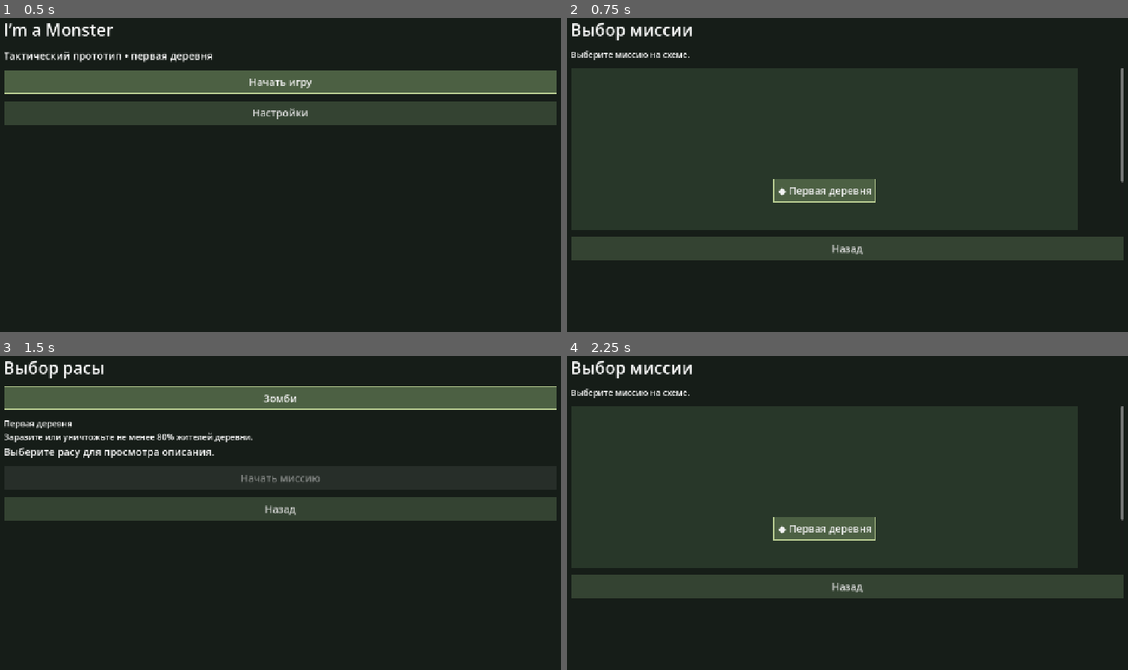
Above: before the commit, frames 1-4 (two rows, left to right).
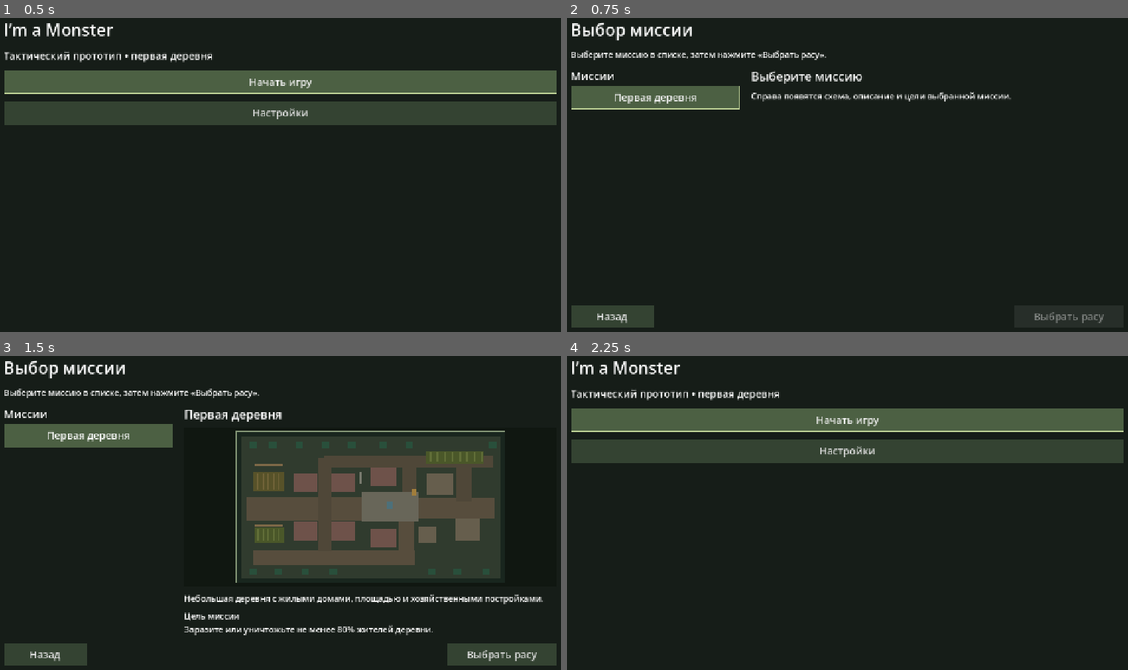
Above: after the commit, the same moments.

Repository: tivel47-ai/i-m-a-monster
Game: Godot game, scene res://scenes/main.tscn
Two runs of this game, one before a commit and one after it. Both use one fixed random seed, a clock stepped at 60 frames per second and the inputs below.
Inputs:
- Up to frame 1 (0.5 s): no input
- Up to frame 2 (0.75 s): click "Начать игру" at 0.5 s
- Up to frame 3 (1.5 s): click "◆ Первая деревня" (after the commit: "Первая деревня") at 1.25 s
- Up to frame 4 (2.25 s): click "Назад" at 2 s

Frame 1 is identical in both runs. In frame 2, 55% of the frame differs, in the area x 0-100%, y 10-99%; in frame 3, 38%; in frame 4, 50%.

Commit message:
Создание меню игры

Diff:
--- a/scripts/main.gd
+++ b/scripts/main.gd
@@ -2,6 +2,7 @@
 
 const CATALOG = preload("res://scripts/mission_catalog.gd")
 const SETTINGS = preload("res://scripts/game_settings.gd")
+const MISSION_PREVIEW = preload("res://scripts/mission_preview.gd")
 enum Screen { MAIN, SETTINGS, MISSIONS, RACES, GAMEPLAY, PAUSE, CONFIRM_LEAVE, RESULTS }
 var screen: Screen = Screen.MAIN
 var selected_mission := ""
@@ -16,6 +17,13 @@
 var result_text: Label
 var settings_status: Label
 var mission_scroll: ScrollContainer
+var mission_buttons: Dictionary = {}
+var mission_details: VBoxContainer
+var mission_title: Label
+var mission_description: Label
+var mission_objectives: Label
+var mission_preview: Control
+var choose_race_button: Button
 
 func _ready() -> void:
 	process_mode = Node.PROCESS_MODE_ALWAYS
@@ -140,22 +148,54 @@
 	settings_status = _text(options, "Настройки сохраняются автоматически.", 18)
 	_button(options, "Назад", func(): _show(Screen.MAIN))
 	var missions := _page(Screen.MISSIONS, "Выбор миссии")
-	_text(missions, "Выберите миссию на схеме.", 18)
+	missions.size_flags_vertical = Control.SIZE_EXPAND_FILL
+	_text(missions, "Выберите миссию в списке, затем нажмите «Выбрать расу».", 18)
+	var columns := HBoxContainer.new()
+	columns.add_theme_constant_override("separation", 24)
+	columns.size_flags_vertical = Control.SIZE_EXPAND_FILL
+	columns.custom_minimum_size.y = 390
+	missions.add_child(columns)
+	var left := VBoxContainer.new()
+	left.custom_minimum_size.x = 240
+	left.size_flags_horizontal = Control.SIZE_EXPAND_FILL
+	columns.add_child(left)
+	_text(left, "Миссии", 24)
 	mission_scroll = ScrollContainer.new()
-	mission_scroll.custom_minimum_size.y = 350
-	missions.add_child(mission_scroll)
-	var map := Control.new()
-	map.custom_minimum_size = Vector2(1100, 500)
-	mission_scroll.add_child(map)
-	var ground := ColorRect.new()
-	ground.color = Color("283729")
-	ground.mouse_filter = Control.MOUSE_FILTER_IGNORE
-	map.add_child(ground)
-	ground.set_anchors_and_offsets_preset(Control.PRESET_FULL_RECT)
+	mission_scroll.size_flags_vertical = Control.SIZE_EXPAND_FILL
+	mission_scroll.horizontal_scroll_mode = ScrollContainer.SCROLL_MODE_DISABLED
+	left.add_child(mission_scroll)
+	var list := VBoxContainer.new()
+	list.size_flags_horizontal = Control.SIZE_EXPAND_FILL
+	list.add_theme_constant_override("separation", 8)
+	mission_scroll.add_child(list)
 	for id in CATALOG.MISSIONS:
-		var marker := _button(map, "◆ " + CATALOG.MISSIONS[id].name, _select_mission.bind(id))
-		marker.position = CATALOG.MISSIONS[id].marker
-	_button(missions, "Назад", func(): _show(Screen.MAIN))
+		var item := _button(list, CATALOG.MISSIONS[id].name, _select_mission.bind(id))
+		item.toggle_mode = true
+		mission_buttons[id] = item
+	mission_details = VBoxContainer.new()
+	mission_details.size_flags_horizontal = Control.SIZE_EXPAND_FILL
+	mission_details.size_flags_stretch_ratio = 2.2
+	mission_details.add_theme_constant_override("separation", 12)
+	columns.add_child(mission_details)
+	mission_title = _text(mission_details, "Выберите миссию", 26)
+	mission_preview = MISSION_PREVIEW.new()
+	mission_preview.custom_minimum_size.y = 240
+	mission_preview.size_flags_vertical = Control.SIZE_EXPAND_FILL
+	mission_preview.mouse_filter = Control.MOUSE_FILTER_IGNORE
+	mission_details.add_child(mission_preview)
+	mission_preview.hide()
+	mission_description = _text(mission_details, "Справа появятся схема, описание и цели выбранной миссии.", 18)
+	mission_objectives = _text(mission_details, "", 18)
+	var footer := HBoxContainer.new()
+	footer.add_theme_constant_override("separation", 24)
+	missions.add_child(footer)
+	_button(footer, "Назад", func(): _show(Screen.MAIN)).custom_minimum_size.x = 180
+	var spacer := Control.new()
+	spacer.size_flags_horizontal = Control.SIZE_EXPAND_FILL
+	footer.add_child(spacer)
+	choose_race_button = _button(footer, "Выбрать расу", _open_race_selection)
+	choose_race_button.custom_minimum_size.x = 240
+	choose_race_button.disabled = true
 	var races := _page(Screen.RACES, "Выбор расы")
 	race_list = VBoxContainer.new()
 	races.add_child(race_list)
@@ -192,8 +232,20 @@
 	if screen != Screen.MISSIONS or not CATALOG.MISSIONS.has(id): return
 	if selected_mission != id: selected_race = ""
 	selected_mission = id
+	for mission_id in mission_buttons:
+		mission_buttons[mission_id].set_pressed_no_signal(mission_id == id)
+	var definition: Dictionary = CATALOG.MISSIONS[id]
+	mission_title.text = definition.name
+	mission_description.text = definition.description
+	mission_objectives.text = "Цель миссии\n" + definition.objectives
+	mission_preview.show_mission(definition.scene)
+	mission_preview.show()
+	choose_race_button.disabled = false
+
+func _open_race_selection() -> void:
+	if screen != Screen.MISSIONS or not CATALOG.MISSIONS.has(selected_mission): return
 	_clear_children(race_list)
-	for race_id in CATALOG.MISSIONS[id].races:
+	for race_id in CATALOG.MISSIONS[selected_mission].races:
 		_button(race_list, CATALOG.RACES[race_id].name, _select_race.bind(race_id))
 	_update_preview()
 	_show(Screen.RACES)
@@ -205,7 +257,7 @@
 
 func _update_preview() -> void:
 	_clear_children(race_preview)
-	_text(race_preview, CATALOG.MISSIONS[selected_mission].name + "\n" + CATALOG.MISSIONS[selected_mission].description, 18)
+	_text(race_preview, CATALOG.MISSIONS[selected_mission].name + "\n" + CATALOG.MISSIONS[selected_mission].objectives, 18)
 	start_button.disabled = not CATALOG.RACES.has(selected_race)
 	if start_button.disabled:
 		_text(race_preview, "Выберите расу для просмотра описания.")
--- a/scripts/mission_catalog.gd
+++ b/scripts/mission_catalog.gd
@@ -4,9 +4,9 @@
 const MISSIONS := {
 	"village": {
 		"name": "Первая деревня",
-		"description": "Заразите или уничтожьте не менее 80% жителей деревни.",
+		"description": "Небольшая деревня с жилыми домами, площадью и хозяйственными постройками.",
+		"objectives": "Заразите или уничтожьте не менее 80% жителей деревни.",
 		"scene": "res://scenes/test_map.tscn",
-		"marker": Vector2(440, 240),
 		"races": ["zombie"],
 	},
 }
--- /dev/null
+++ b/scripts/mission_preview.gd
@@ -0,0 +1,61 @@
+extends Control
+
+# Read serialized geometry without instantiating gameplay scripts or AI.
+var shapes: Array[Dictionary] = []
+var map_rect := Rect2()
+
+func show_mission(scene_path: String) -> void:
+	shapes.clear()
+	map_rect = Rect2()
+	var scene := load(scene_path) as PackedScene
+	if scene != null:
+		_collect_scene(scene, Transform2D.IDENTITY)
+	queue_redraw()
+
+func _collect_scene(scene: PackedScene, base_transform: Transform2D) -> void:
+	var state := scene.get_state()
+	var transforms: Dictionary = {}
+	for index in range(state.get_node_count()):
+		var path := state.get_node_path(index)
+		var parent_path := state.get_node_path(index, true)
+		if index > 0 and not transforms.has(parent_path): continue
+		var instance := state.get_node_instance(index)
+		var type := state.get_node_type(index)
+		if instance != null: type = instance.get_state().get_node_type(0)
+		if type in [&"CharacterBody2D", &"CanvasLayer", &"Camera2D"]: continue
+		var properties: Dictionary = {}
+		for property_index in range(state.get_node_property_count(index)):
+			properties[state.get_node_property_name(index, property_index)] = state.get_node_property_value(index, property_index)
+		if not properties.get("visible", true): continue
+		var local := Transform2D(properties.get("rotation", 0.0), properties.get("scale", Vector2.ONE), properties.get("skew", 0.0), properties.get("position", Vector2.ZERO))
+		var transform: Transform2D = transforms.get(parent_path, base_transform) * local
+		transforms[path] = transform
+		if instance != null:
+			_collect_scene(instance, transform)
+		if type != &"Polygon2D": continue
+		var polygon: PackedVector2Array = properties.get("polygon", PackedVector2Array())
+		if polygon.size() < 3: continue
+		var points: PackedVector2Array = transform * polygon
+		var first_shape := shapes.is_empty()
+		shapes.append({"points": points, "color": properties.get("color", Color.WHITE)})
+		for point_index in range(points.size()):
+			if first_shape and point_index == 0:
+				map_rect = Rect2(points[point_index], Vector2.ZERO)
+			else:
+				map_rect = map_rect.expand(points[point_index])
+
+func _notification(what: int) -> void:
+	if what == NOTIFICATION_RESIZED: queue_redraw()
+
+func _draw() -> void:
+	draw_rect(Rect2(Vector2.ZERO, size), Color("101711"))
+	if map_rect.size.x <= 0 or map_rect.size.y <= 0: return
+	var available := (size - Vector2(16, 16)).max(Vector2.ONE)
+	var ratio := minf(available.x / map_rect.size.x, available.y / map_rect.size.y)
+	var origin := (size - map_rect.size * ratio) * 0.5
+	for shape in shapes:
+		var points := PackedVector2Array()
+		for point in shape.points:
+			points.append(origin + (point - map_rect.position) * ratio)
+		draw_colored_polygon(points, shape.color)
+	draw_rect(Rect2(origin, map_rect.size * ratio), Color("819374"), false, 1.0)
--- a/tests/menu_validation.gd
+++ b/tests/menu_validation.gd
@@ -58,7 +58,8 @@
 
 func launch() -> void:
 	click("Начать игру")
-	click("◆ Первая деревня")
+	click("Первая деревня")
+	click("Выбрать расу")
 	click("Зомби")
 	click("Начать миссию")
 	await frames(5)
@@ -82,17 +83,30 @@
 	check(app.screen == app.Screen.MAIN, "Mission selection Esc returns to main")
 	click("Начать игру")
 	await frames()
+	check(app.choose_race_button.disabled, "Choose Race disabled before mission selection")
+	app._open_race_selection()
+	check(app.screen == app.Screen.MISSIONS, "Cannot advance without selecting mission")
 	app.mission_scroll.scroll_horizontal = 100
 	app.mission_scroll.scroll_vertical = 80
 	var scroll := Vector2i(app.mission_scroll.scroll_horizontal, app.mission_scroll.scroll_vertical)
-	click("◆ Первая деревня")
+	pointer_click("Первая деревня")
+	check(app.screen == app.Screen.MISSIONS and app.mission == null, "Selecting a mission stays on mission screen")
+	check(not app.choose_race_button.disabled and app.mission_buttons.village.button_pressed, "Selection enables next action and highlights list item")
+	check(app.mission_title.text == "Первая деревня" and "80%" in app.mission_objectives.text, "Right panel shows selected mission and objective")
+	check(app.mission_preview.visible and not app.mission_preview.shapes.is_empty() and get_nodes_in_group("player_units").is_empty(), "Preview draws geometry without starting gameplay")
+	await frames()
+	check(app.mission_scroll.get_global_rect().end.x < app.mission_details.get_global_rect().position.x, "Mission list is left of details")
+	check(app.choose_race_button.get_global_rect().position.x > app.mission_scroll.get_global_rect().end.x, "Choose Race button is on the right")
+	click("Выбрать расу")
+	check(app.screen == app.Screen.RACES, "Choose Race explicitly opens race selection")
 	check(app.start_button.disabled, "Start disabled before selecting a valid race")
 	click("Зомби")
 	check(not app.start_button.disabled and app.mission == null, "Race updates preview without launching")
 	esc()
 	await frames()
-	check(app.selected_mission == "village" and scroll == Vector2i(app.mission_scroll.scroll_horizontal, app.mission_scroll.scroll_vertical), "Race Back retains mission and map position")
-	click("◆ Первая деревня")
+	check(app.selected_mission == "village" and scroll == Vector2i(app.mission_scroll.scroll_horizontal, app.mission_scroll.scroll_vertical), "Race Back retains mission and list position")
+	click("Первая деревня")
+	click("Выбрать расу")
 	click("Начать миссию")
 	var first: Node = app.mission
 	app._start_mission()
@@ -151,7 +165,8 @@
 	click("К выбору миссии")
 	await frames()
 	check(app.screen == app.Screen.MISSIONS and not paused, "Results returns to mission selection")
-	click("◆ Первая деревня")
+	click("Первая деревня")
+	click("Выбрать расу")
 	click("Начать миссию")
 	await frames(5)
 	var converting: Node = app.mission.villagers[0]
@@ -176,8 +191,11 @@
 	check(reloaded.camera_speed == 650, "Settings survive reload")
 	if existed:
 		var file := FileAccess.open(path, FileAccess.WRITE)
-		file.store_buffer(previous)
-		file.close()
+		if file != null:
+			file.store_buffer(previous)
+			file.close()
+		else:
+			check(false, "Settings backup can be restored")
 	else: DirAccess.remove_absolute(path)
 	app.queue_free()
 	await frames()
Binary file changed: docs/Схема меню.png
Not shown, added: scripts/mission_preview.gd.uid
Not shown, added: tests/menu_validation.gd.uid
Not shown, changed: docs/game_design.md
Not shown, changed: docs/technical_design.md
Not shown, changed: docs/village_graybox.md
